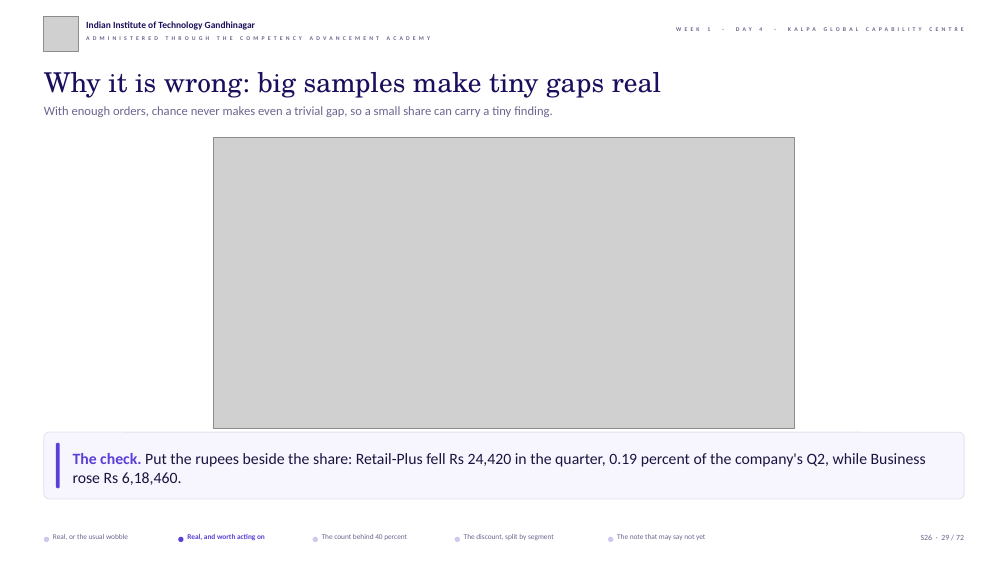
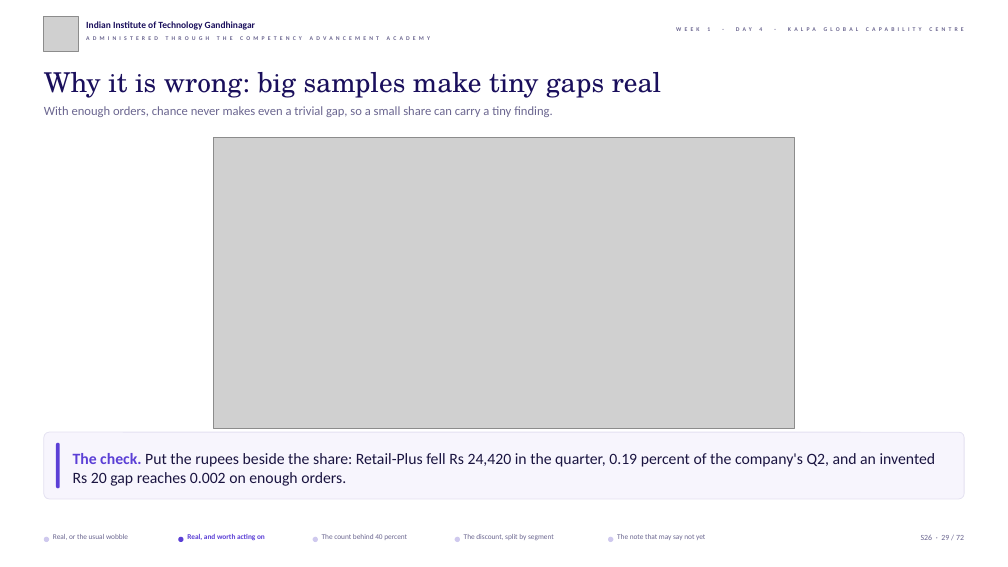
Before and after one commit to fde-academy-lab/c2-content-factory, a slide deck: slide 29 of content/W01/D4/slides/C2_W01_D04_half1_STUDENT.pptx. Drawn at 1008x567 pixels with LibreOffice and Linux fonts; fonts in the diff are those of the drawing; grey boxes stand for pictures; background and template pictures are left out. Boxes give left, top, right and bottom in pixels: in the first picture for what was removed or moved away, otherwise in the second. Text is boxed around its words. In the diff, an @@ line names an element or a change of style, - is before the commit and + after.

```diff
--- a/content/W01/D4/slides/C2_W01_D04_half1_STUDENT.pptx
+++ b/content/W01/D4/slides/C2_W01_D04_half1_STUDENT.pptx
@@ text at [73, 453, 936, 486]: text changed @@
-The check. Put the rupees beside the share: Retail-Plus fell Rs 24,420 in the quarter, 0.19 percent of the company's Q2, while Business rose Rs 6,18,460.
+The check. Put the rupees beside the share: Retail-Plus fell Rs 24,420 in the quarter, 0.19 percent of the company's Q2, and an invented Rs 20 gap reaches 0.002 on enough orders.
```
Also in this commit, not shown: 12 other files.
